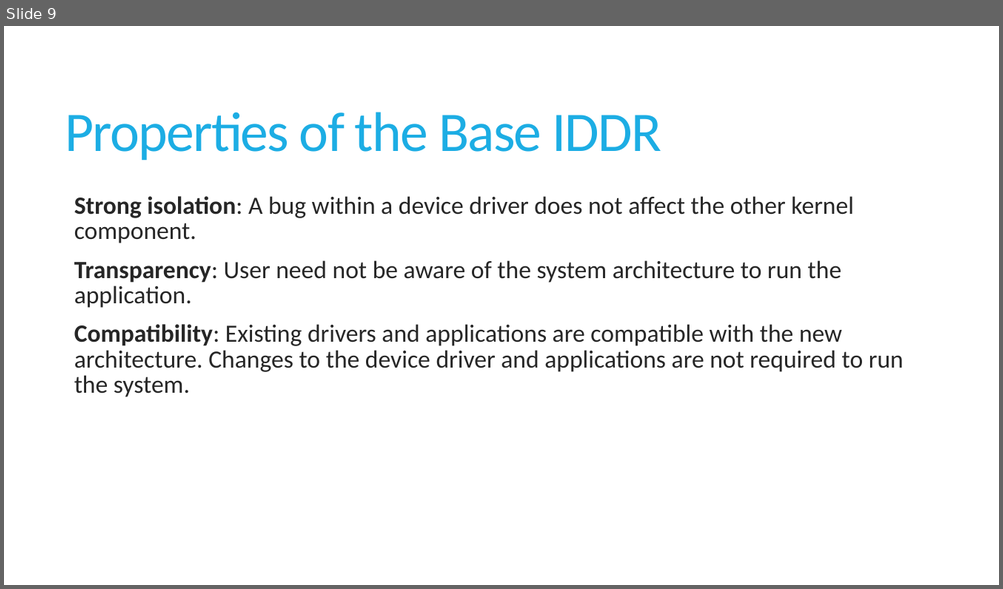
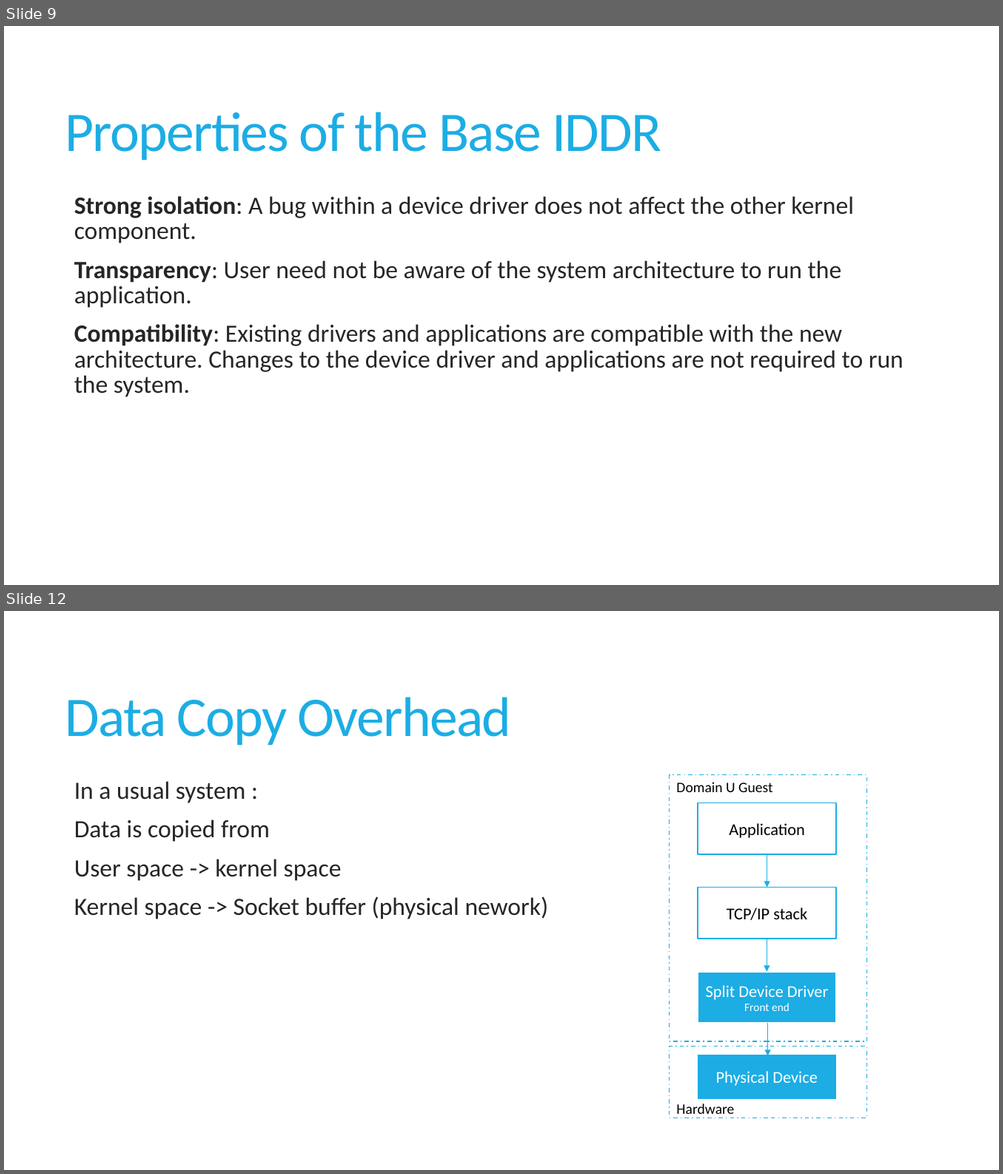
Before and after one commit to sushirol/Isolated-Driver-Domain, a slide deck: doc/presentation/IDDR.pptx. Shown one above the other, each under a label of ours: slide 9 before the commit, slides 9 and 12 after it; the slides between them are not shown. The pictures are 1003x589 and 1003x1174 pixels, drawn with LibreOffice and Linux fonts; fonts in the diff are those of the drawing. Boxes give left, top, right and bottom in pixels: in the first picture for what was removed or moved away, otherwise in the second. Text is boxed around its words. In the diff, an @@ line names an element or a change of style, - is before the commit and + after.

```diff
--- a/doc/presentation/IDDR.pptx
+++ b/doc/presentation/IDDR.pptx
@@ slide 12 added at [4,611,999,1170], background #FFFFFF @@
@@ title added at [65,697,511,746], 54 pt, text #1CADE4 @@
+Data Copy Overhead
@@ text added at [74,781,549,920], 24 pt, text #262626 @@
+  In a usual system :
+  Data is copied from
+  User space -> kernel space
+  Kernel space -> Socket buffer (physical nework)
@@ rectangle added at [669,775,867,1042], fill #FFFFFF, outline #1CADE4 1 pt dashed @@
@@ text added at [676,782,772,792], 14 pt, text #000000 @@
+Domain U Guest
@@ rectangle added at [698,803,836,855], fill #FFFFFF, outline #1CADE4 1 pt, 16 pt, text #000000 @@
+Application
@@ arrow added from (766, 854) to (766, 888), #1CADE4 0.75 pt @@
@@ rectangle added at [698,888,836,940], fill #FFFFFF, outline #1CADE4 1 pt, 16 pt, text #000000 @@
+TCP/IP stack
@@ arrow added from (766, 940) to (766, 972), #1CADE4 0.75 pt @@
@@ rectangle added at [698,972,836,1024], fill #1CADE4, outline #FFFFFF 1.5 pt, 16 pt, text #FFFFFF @@
+Split Device Driver
+Front end
@@ arrow added from (768, 1024) to (768, 1056), #1CADE4 0.75 pt @@
@@ rectangle added at [669,1047,867,1119], fill #FFFFFF, outline #1CADE4 1 pt dashed @@
@@ rectangle added at [697,1054,836,1100], fill #1CADE4, outline #FFFFFF 1.5 pt, 16 pt, text #FFFFFF @@
+Physical Device
@@ text added at [676,1104,734,1119], 14 pt, text #000000 @@
+Hardware
```
Also in this commit, not shown: 2 slides changed, 5 other slides added.
